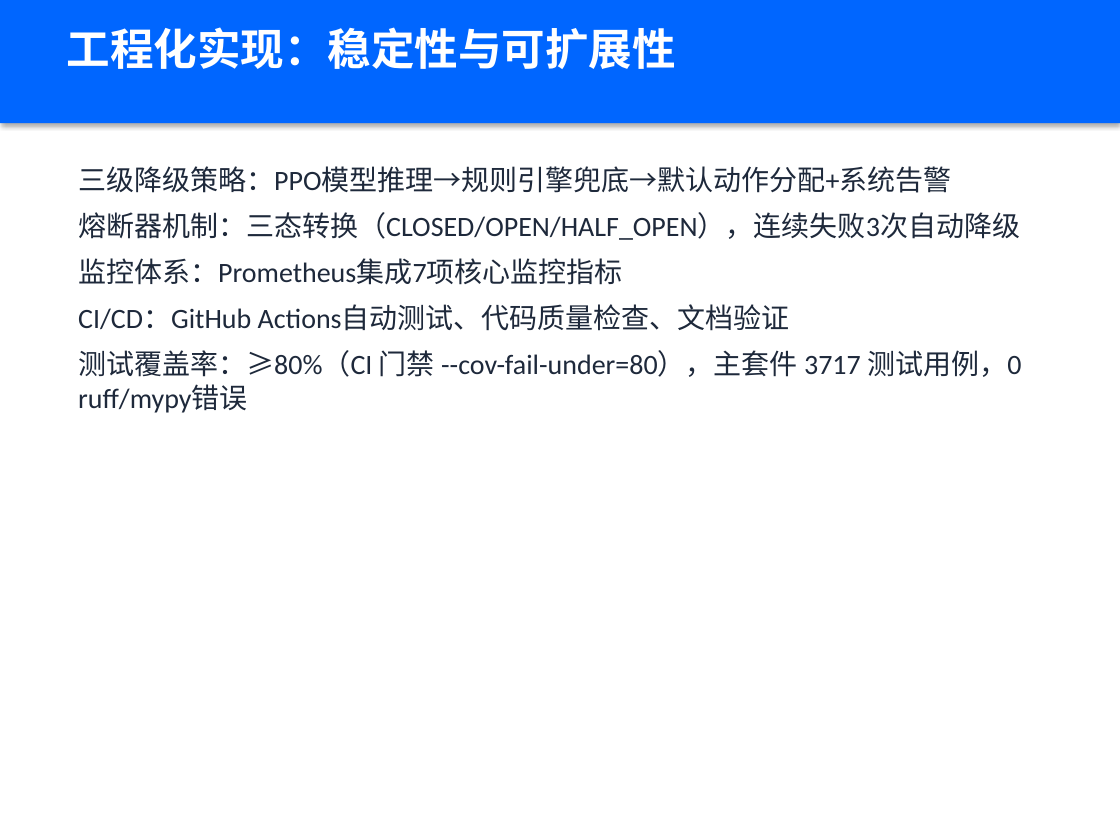
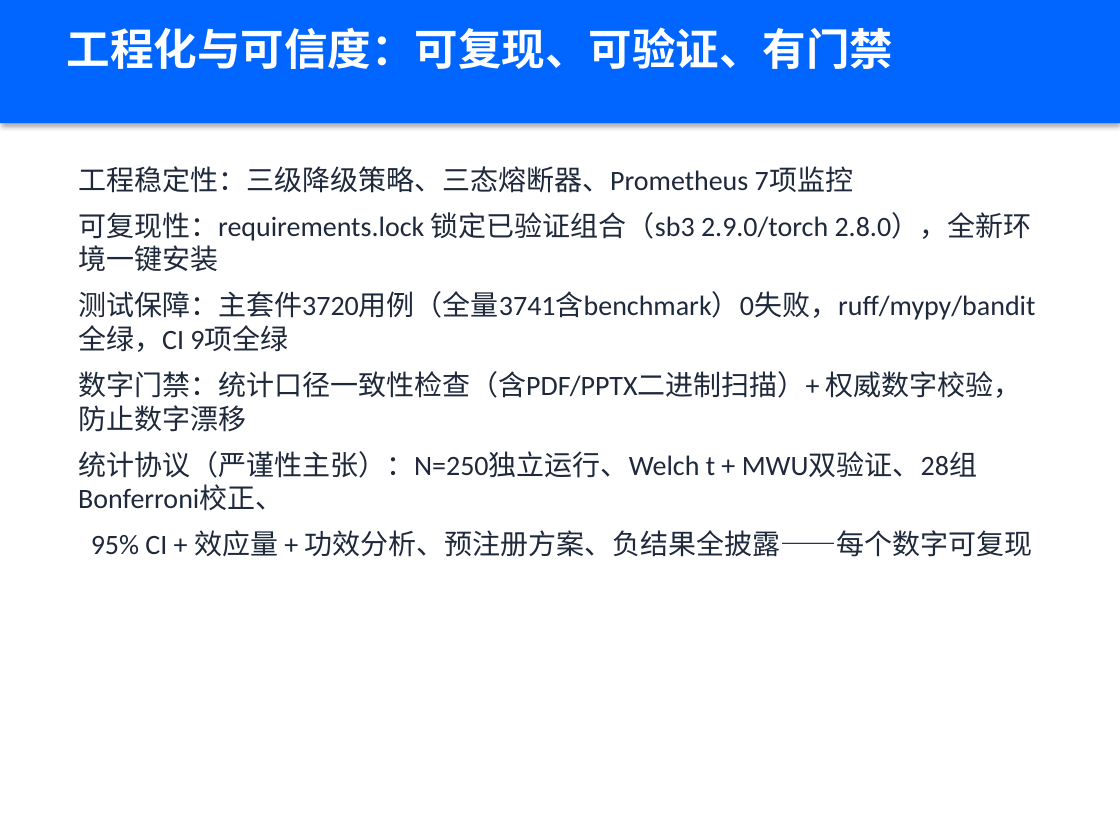
Before and after one commit to xiabai2008/quantum-rl-scheduler, a slide deck: slide 15 of deliverable_models/答辩PPT.pptx. Drawn at 1120x840 pixels with LibreOffice and Linux fonts; fonts in the diff are those of the drawing. Boxes give left, top, right and bottom in pixels: in the first picture for what was removed or moved away, otherwise in the second. Text is boxed around its words. In the diff, an @@ line names an element or a change of style, - is before the commit and + after.

Commit message:
docs: 答辩PPT按新叙事重构 - 双向赋能标题/感知闭环/金融场景/可信度主张
基于 defense_narrative_v1 + industry_case_finance_v1 重写PPT内容:
- P1封面: '量子+AI双向赋能'+金句'AI让量子算力被用好,量子让AI更懂真实世界'
- P2问题定义: 从'利用噪声优化鲁棒性'改为'赛题双向赋能闭环'
- P3方案: '双向感知闭环'框架
- P4: QEM标注'动作位预留'(与实现一致)
- P5: 补统计协议(双检验/28组Bonferroni/CI/功效)
- P8: 噪声敏感性评估(负向机制叙事, N=25配对p=2.98e-08)
- P15: 工程化与可信度(3720/3741+数字门禁+统计协议)
- P16: 替换价值量化为金融行业场景(量子金融风险计算)
- P18: 补双向赋能/利用率/真机验证/真实客户4问答
- 清理: 10,950/375,950/3717/突发洪峰/鲁棒性残留全清

```diff
--- a/deliverable_models/答辩PPT.pptx
+++ b/deliverable_models/答辩PPT.pptx
@@ text at box(67, 27, 893, 69): text changed @@
-工程化实现：稳定性与可扩展性
+工程化与可信度：可复现、可验证、有门禁
@@ text at box(78, 166, 1035, 557): text changed @@
-三级降级策略：PPO模型推理→规则引擎兜底→默认动作分配+系统告警
-熔断器机制：三态转换（CLOSED/OPEN/HALF_OPEN），连续失败3次自动降级
-监控体系：Prometheus集成7项核心监控指标
-CI/CD：GitHub Actions自动测试、代码质量检查、文档验证
-测试覆盖率：≥80%（CI 门禁 --cov-fail-under=80），主套件 3717 测试用例，0 ruff/mypy错误
+工程稳定性：三级降级策略、三态熔断器、Prometheus 7项监控
+可复现性：requirements.lock 锁定已验证组合（sb3 2.9.0/torch 2.8.0），全新环境一键安装
+测试保障：主套件3720用例（全量3741含benchmark）0失败，ruff/mypy/bandit全绿，CI 9项全绿
+数字门禁：统计口径一致性检查（含PDF/PPTX二进制扫描）+ 权威数字校验，防止数字漂移
+统计协议（严谨性主张）：N=250独立运行、Welch t + MWU双验证、28组Bonferroni校正、
+95% CI + 效应量 + 功效分析、预注册方案、负结果全披露——每个数字可复现
```
Also in this commit, not shown: 8 other slides changed, 1 slide added, 1 slide removed, 1 other file.
